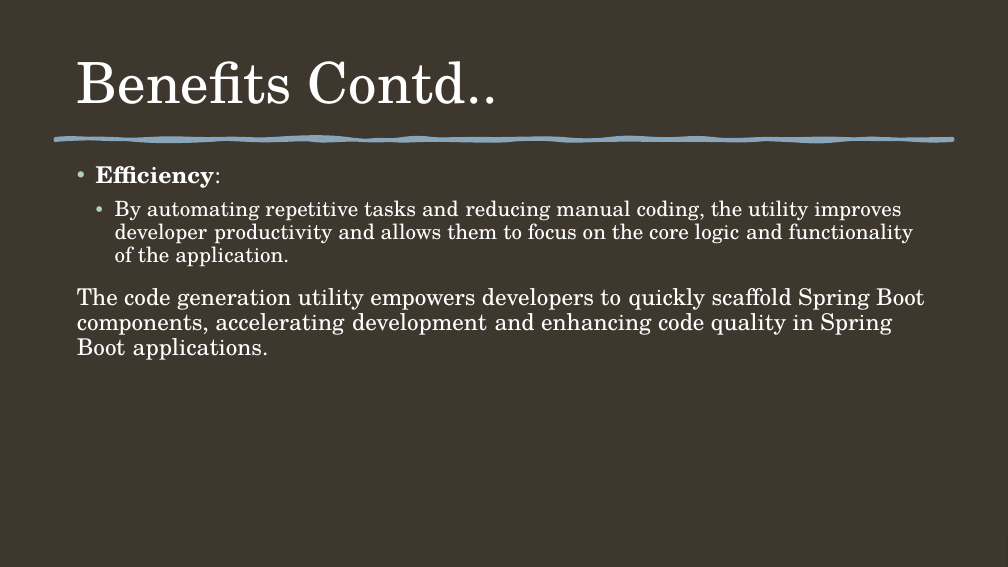
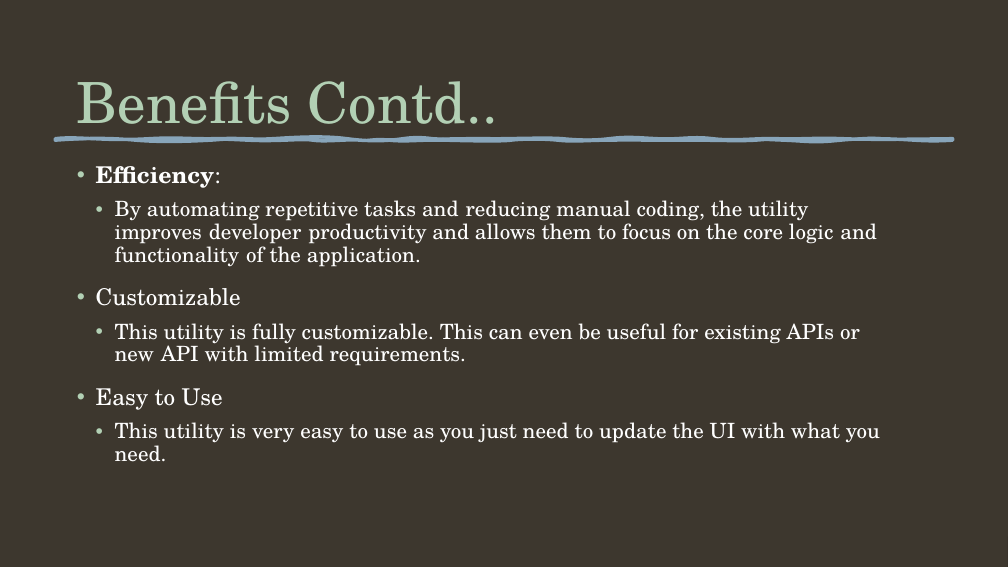
Before and after one commit to mhrupa/QAPIGen, a slide deck: slide 7 of APICodeGenerator.pptx. Drawn at 1008x567 pixels with LibreOffice and Linux fonts; fonts in the diff are those of the drawing. Boxes give left, top, right and bottom in pixels: in the first picture for what was removed or moved away, otherwise in the second. Text is boxed around its words. In the diff, an @@ line names an element or a change of style, - is before the commit and + after.

Commit message:
PPT Updated (#9)

```diff
--- a/APICodeGenerator.pptx
+++ b/APICodeGenerator.pptx
@@ title "Benefits Contd.." at [77,81,498,140]: text colour #FFFFFF to #B2D0B4; vertical alignment middle to bottom @@
@@ text at [96,288,880,462]: text changed; size 22 to 20 pt @@
-The code generation utility empowers developers to quickly scaffold Spring Boot components, accelerating development and enhancing code quality in Spring Boot applications.
+• Customizable
+  • This utility is fully customizable. This can even be useful for existing APIs or new API with limited requirements.
+• Easy to Use
+  • This utility is very easy to use as you just need to update the UI with what you need.
```
Also in this commit, not shown: 4 other slides changed.
